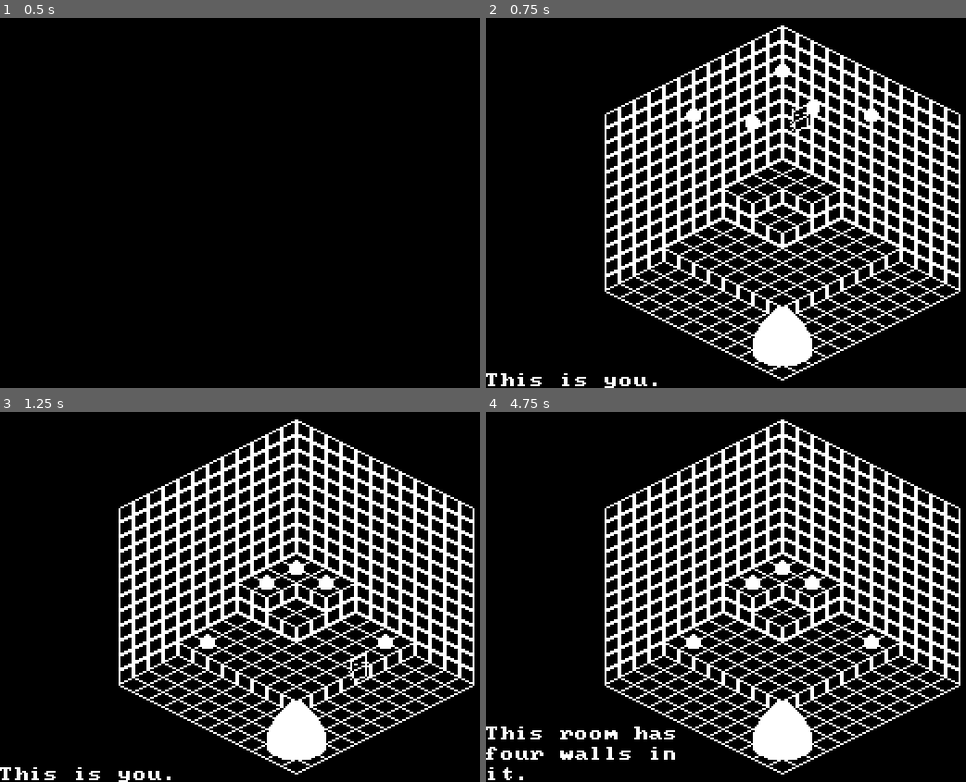
Above: before the commit, frames 1-4 (two rows, left to right).
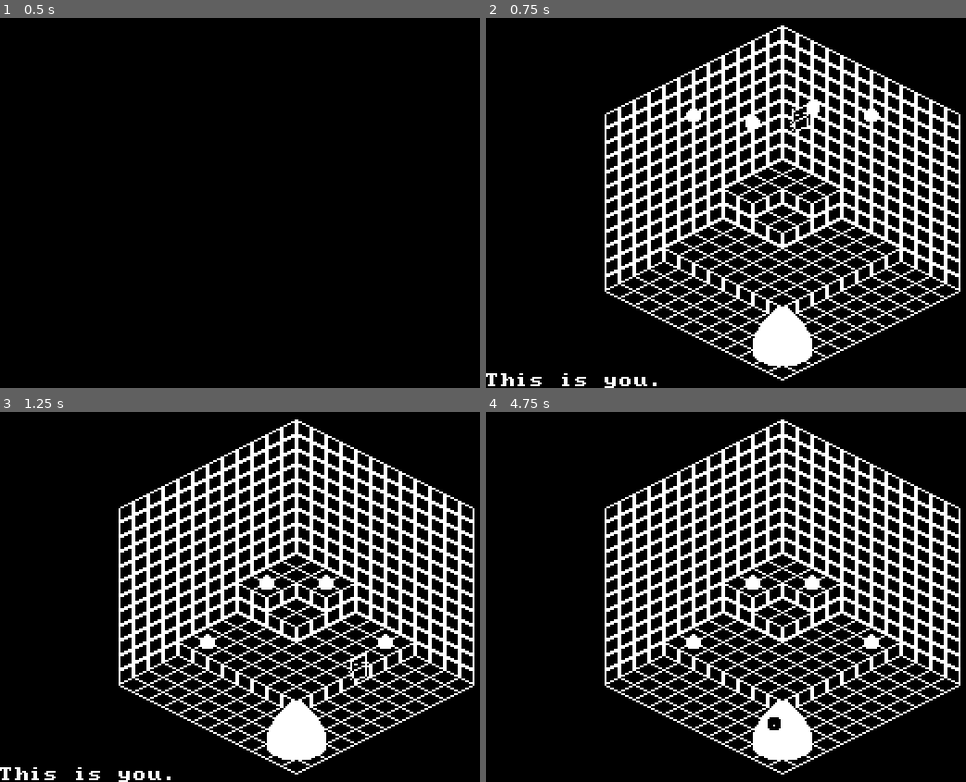
Above: after the commit, the same moments.

Repository: BitBangGames/feed_mother
Game: Godot game, scene res://src/main.tscn
The game is run twice, just before and just after one commit, with the same random seed, the same clock (stepped at 60 frames per second) and the same inputs.
Inputs (mouse positions are in pixels of both pictures, inside the frame that each line leads up to):
- Up to frame 1 (0.5 s): no input
- Up to frame 2 (0.75 s): tap Enter at 0.5 s; move the mouse to (913, 184) at 0.52 s; hold D (right) from 0.53 s (still down); click (913, 184) at 0.6 s
- Up to frame 3 (1.25 s): keep holding D (right)
- Up to frame 4 (4.75 s): move the mouse to (663, 615) at 1.27 s; release D (right) at 1.28 s; hold S (down) 1.28-2.03 s; tap Space (confirm) at 1.35, 2.85, 3.5, 4.25, 4.35 s; move the mouse to (841, 515) at 2.02 s; hold D (right) 2.03-2.78 s; click (841, 515) at 2.1 s; move the mouse to (754, 671) at 2.77 s; hold W (up) 2.78-3.53 s; move the mouse to (961, 652) at 3.52 s; hold A (left) from 3.53 s (still down); click (961, 652) at 3.6 s; move the mouse to (606, 541) at 4.27 s

Frame 1 is identical in both runs. In frame 2, less than 0.1% of the frame differs, in the area x 60-64%, y 12-16%; in frame 3, less than 0.1%; in frame 4, 1.1%, in the area x 0-64%, y 40-100%.

Commit message:
fully implemented 3/4 endings; removed an egg

Diff:
--- a/map/map.tscn
+++ b/map/map.tscn
@@ -57,17 +57,14 @@
 
 [node name="MapCanvas" parent="." unique_id=557316898 instance=ExtResource("1_hgrid")]
 
-[node name="Egg" parent="." unique_id=1567905165 instance=ExtResource("2_a0dt8")]
-transform = Transform3D(1, 0, 0, 0, 1, 0, 0, 0, 1, 12, 96, 12)
-
-[node name="Egg2" parent="." unique_id=2002394570 instance=ExtResource("2_a0dt8")]
+[node name="Egg" parent="." unique_id=2002394570 instance=ExtResource("2_a0dt8")]
 transform = Transform3D(1, 0, 0, 0, 1, 0, 0, 0, 1, 40, 96, 24)
 
-[node name="Egg3" parent="." unique_id=980921115 instance=ExtResource("2_a0dt8")]
+[node name="Egg2" parent="." unique_id=980921115 instance=ExtResource("2_a0dt8")]
 transform = Transform3D(1, 0, 0, 0, 1, 0, 0, 0, 1, 32, 96, 48)
 
-[node name="Egg4" parent="." unique_id=1276689914 instance=ExtResource("2_a0dt8")]
+[node name="Egg3" parent="." unique_id=1276689914 instance=ExtResource("2_a0dt8")]
 transform = Transform3D(1, 0, 0, 0, 1, 0, 0, 0, 1, 60, 96, 12)
 
-[node name="Egg5" parent="." unique_id=643577473 instance=ExtResource("2_a0dt8")]
+[node name="Egg4" parent="." unique_id=643577473 instance=ExtResource("2_a0dt8")]
 transform = Transform3D(1, 0, 0, 0, 1, 0, 0, 0, 1, 12, 96, 60)
--- a/map/map_canvas.tscn
+++ b/map/map_canvas.tscn
@@ -67,7 +67,7 @@
 
 [node name="LeftFrontWall" type="TileMapLayer" parent="." unique_id=133038053]
 visible = false
-z_index = 5
+z_index = 7
 y_sort_enabled = true
 position = Vector2(-160, -100)
 tile_map_data = PackedByteArray("AAAHAAQAAAACAAAAABAHAAUAAAACAAAAABAHAAYAAAACAAAAABAHAAcAAAACAAAAABAHAAgAAAACAAAAABAHAA …(2224 unchanged characters)…
@@ -75,7 +75,7 @@
 
 [node name="RightFrontWall" type="TileMapLayer" parent="." unique_id=493269598]
 visible = false
-z_index = 5
+z_index = 7
 y_sort_enabled = true
 position = Vector2(-160, -100)
 tile_map_data = PackedByteArray("AAAUAAMAAAACAAAAAAAUAAQAAAACAAAAAAAUAAUAAAACAAAAAAAUAAYAAAACAAAAAAAUAAcAAAACAAAAAAAUAA …(2224 unchanged characters)…
@@ -83,7 +83,7 @@
 
 [node name="Ceiling" type="TileMapLayer" parent="." unique_id=1596843519]
 visible = false
-z_index = 5
+z_index = 7
 y_sort_enabled = true
 position = Vector2(-160, -100)
 tile_map_data = PackedByteArray("AAAKAPf/AAABAAAAAAAKAPj/AAABAAAAAAAKAPn/AAABAAAAAAAKAPr/AAABAAAAAAAKAPv/AAABAAAAAAAKAP …(2224 unchanged characters)…
--- a/src/main.gd
+++ b/src/main.gd
@@ -22,6 +22,7 @@
 var __fullscreen: bool = true
 var __map: StaticBody3D
 var __state: Consts.State
+var __endings: PackedByteArray = [false, false, false]
 
 static func get_singleton() -> Main:
 	if (__singleton == null):
@@ -80,7 +81,7 @@
 			__map.add_child(TextBox.get_singleton())
 
 		Consts.State.ENDING_STATE:
-			Player.get_singleton().set_velocity(Vector3(0, 0, 0))
+			Player.get_singleton().set_velocity(Vector3(0, Player.get_singleton().get_vel_y(), 0))
 			Player.get_singleton().get_anim_player().play("front")
 			TextBox.get_singleton().set_text("")
 
@@ -89,11 +90,34 @@
 
 func init_ending(ending: Consts.Ending) -> void:
 	set_state(Consts.State.ENDING_STATE)
+	match ending:
+		Consts.Ending.FEED_ENDING:
+			Mother.get_singleton().get_anim_player().play("mouth_open")
+			await get_tree().create_timer(2.0).timeout
+			Mother.get_singleton().get_anim_player().play("laugh")
 
-	match ending:
-		_:
-			pass
+			await get_tree().create_timer(4.0).timeout
+			set_state(Consts.State.TITLE_STATE)
+
+		Consts.Ending.FALL_ENDING:
+			Mother.get_singleton().get_anim_player().play("eye_open")
+			await get_tree().create_timer(2.0).timeout
+
+			for canvas_item: CanvasItem in get_node(Consts.MAP_CANVAS_PATH).get_children():
+				if not (canvas_item.is_visible()):
+					canvas_item.set_visible(true)
+
+	if (ending != Consts.Ending.TRUE_ENDING):
+		__endings[ending] = true
+
+		await get_tree().create_timer(8.0).timeout
+		__map.queue_free()
+		set_state(Consts.State.TITLE_STATE)
 
 func exit(err: Error = Error.OK) -> void:
 	queue_free()
 	get_tree().quit(err)
+
+
+func _on_timer_timeout() -> void:
+	pass # Replace with function body.
--- a/src/mother.gd
+++ b/src/mother.gd
@@ -24,7 +24,7 @@
 	super(_delta)
 
 	if (get_velocity().y < 0):
-		Main.get_singleton().init_ending(Consts.Ending.TRUE_ENDING)
+		await Main.get_singleton().init_ending(Consts.Ending.TRUE_ENDING)
 		get_anim_player().play("scream")
 	set_velocity(Vector3(0, get_velocity().y, 0))
 
--- a/src/player.gd
+++ b/src/player.gd
@@ -19,6 +19,8 @@
 
 func _physics_process(_delta: float) -> void:
 	if (Main.get_singleton().get_state() == Consts.State.GAME_STATE):
+		if (get_position().y < 0):
+			await Main.get_singleton().init_ending(Consts.Ending.FALL_ENDING)
 
 		set_input_vector(Input.get_vector("left", "right", "up", "down"))
 
@@ -36,7 +38,7 @@
 
 			if (collision.get_collider() is Mother and (collision.get_collider() as Unit).is_broken()):
 				(collision.get_collider() as Node).queue_free()
-				Main.get_singleton().init_ending(Consts.Ending.DEVOUR_ENDING)
+				await Main.get_singleton().init_ending(Consts.Ending.DEVOUR_ENDING)
 
 			elif (collision.get_collider() is Unit):
 				var collider: Unit = collision.get_collider() as Unit
@@ -46,6 +48,10 @@
 						collider.get_velocity().y,
 						get_input_vector().y
 					))
+
+					if (is_standing_on(collider)):
+						await Main.get_singleton().init_ending(Consts.Ending.FEED_ENDING)
+
 				else:
 					collider.set_velocity(Vector3(
 						get_input_vector().x*(Consts.SPEED >> 1),
